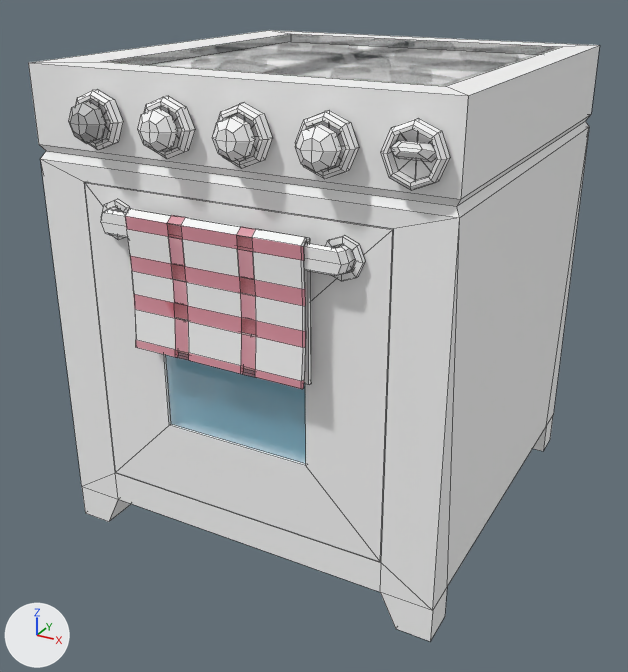
One commit to the Blender file proj3-manip/Assets/Models/stove.blend: the scene before it, then after it.
Rendered twice from a 50 mm camera at (0.83, -1.752, 1.159) aimed at (-0.01, -0.225, 0.396). The lights are fixed; the arrows at lower left show +X, +Y and +Z. Mesh edges are drawn as thin lines.

Objects in the first picture: 'Body', 'Dial1', 'Dial2', 'Dial3', 'Dial4', 'Dials', 'DoorBody', 'DoorCloth', 'DoorHandle'.
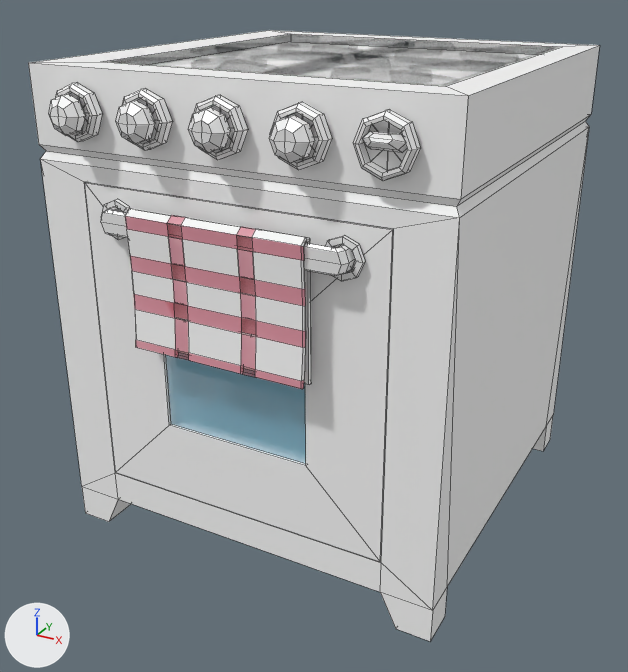
What differs and where, as boxes [x1, y1, x2, y2] in the pictures (628 x 672 px):
'Dials', moved
    before: [76, 89, 450, 191]
    after: [56, 82, 421, 181]
'Dial4', moved
    before: [296, 124, 342, 172]
    after: [270, 115, 315, 163]
'Dial3', moved
    before: [212, 115, 255, 162]
    after: [189, 107, 231, 153]
'Dial2', moved
    before: [138, 108, 178, 152]
    after: [116, 100, 155, 144]
'Dial1', surface changed, moved
    before: [69, 101, 106, 144]
    after: [49, 94, 86, 136]
'Dial5', moved
    before: [390, 140, 436, 162]
    after: [362, 131, 407, 153]

What the commit changed:
Picture 'Dial' (img_dial) is new.
In material 'DialMaterial' (mat_dialmaterial), base_color is no longer (0.5, 0.5, 0.5), grey #bcbcbc.
In material 'DialMaterial' (mat_dialmaterial), texture is now set to img_dial.
Object 'Dials' (ob_dials) moves from (0.0, 0.0, 0.0) to (-6.537, 1.29, 0.0).
